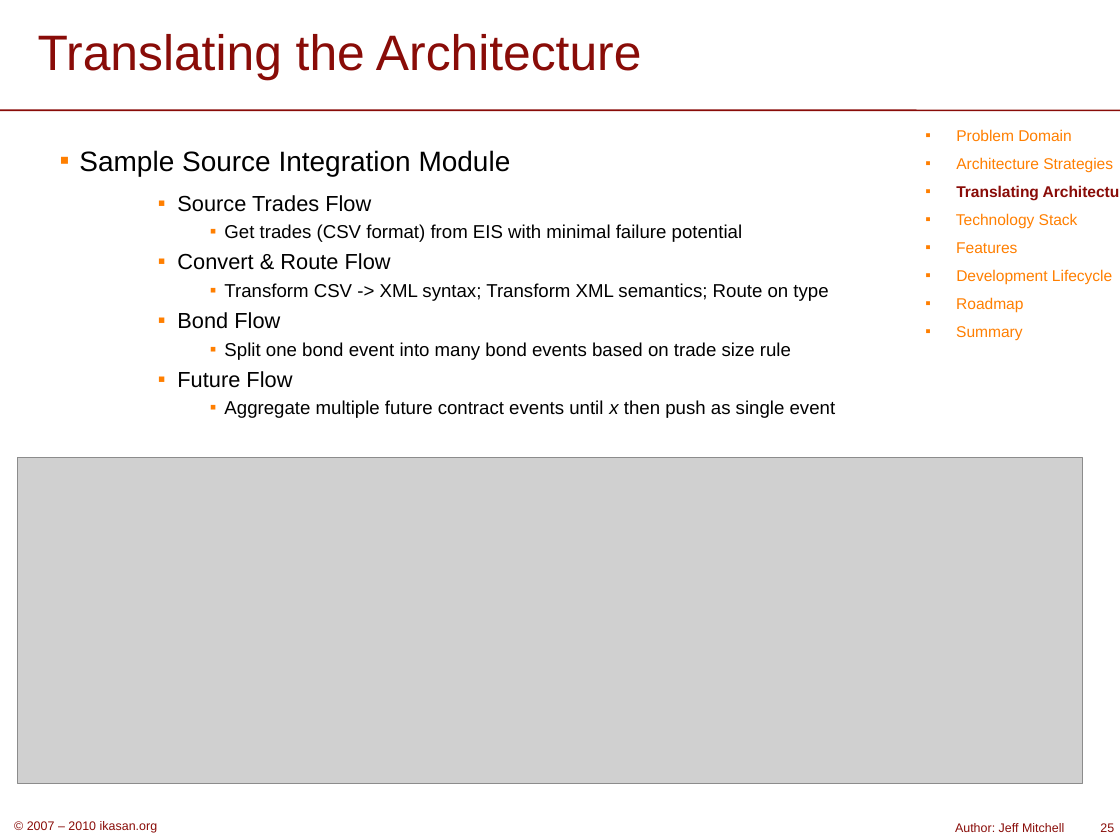
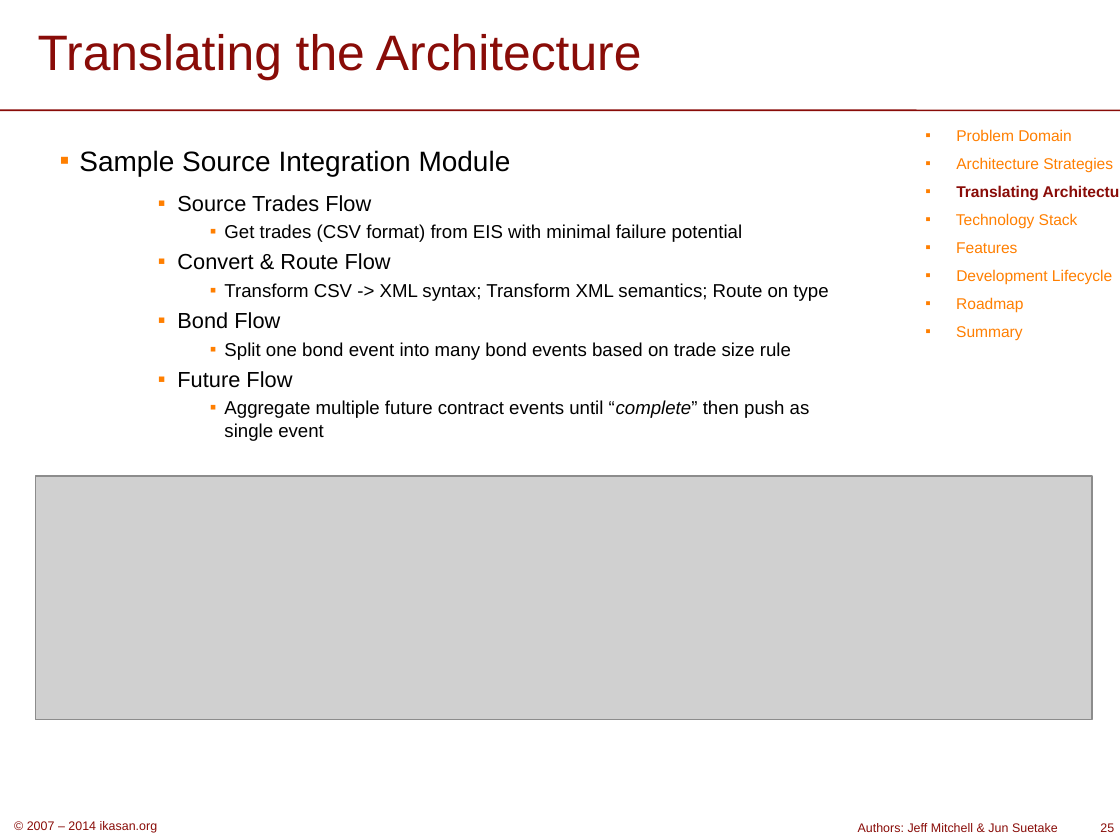
Before and after one commit to ikasanEIP/ikasan, a slide deck: slide 25 of website/org/publications/IkasanOverview.ppt. Drawn at 1120x840 pixels with LibreOffice and Linux fonts; fonts in the diff are those of the drawing; grey boxes stand for pictures; background and template pictures are left out. Boxes give left, top, right and bottom in pixels: in the first picture for what was removed or moved away, otherwise in the second. Text is boxed around its words. In the diff, an @@ line names an element or a change of style, - is before the commit and + after.

Commit message:
IKASAN-711 - website docs update

```diff
--- a/website/org/publications/IkasanOverview.ppt
+++ b/website/org/publications/IkasanOverview.ppt
@@ text at box(224, 400, 810, 441): text changed @@
-      ▪ Aggregate multiple future contract events until x then push as single event
+      ▪ Aggregate multiple future contract events until “complete” then push as single event
@@ picture: place and size @@
-picture at box(17, 457, 1082, 783)
+picture at box(35, 476, 1092, 720)
@@ text at box(27, 821, 158, 833): text changed @@
-© 2007 – 2010 ikasan.org
+© 2007 – 2014 ikasan.org
@@ text at box(858, 823, 1058, 832): text changed @@
-Author: Jeff Mitchell
+Authors: Jeff Mitchell & Jun Suetake
```
Also in this commit, not shown: 35 other slides changed, 5 slides added, 1 slide removed, 1 other file.
